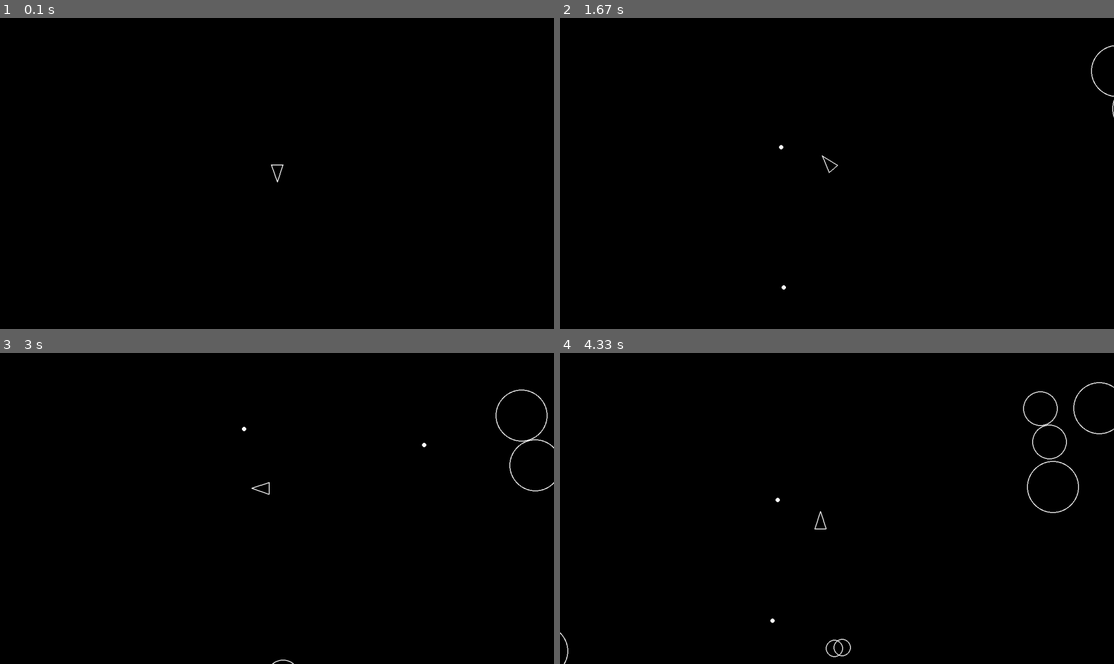
Above: before the commit, frames 1-4 (two rows, left to right).
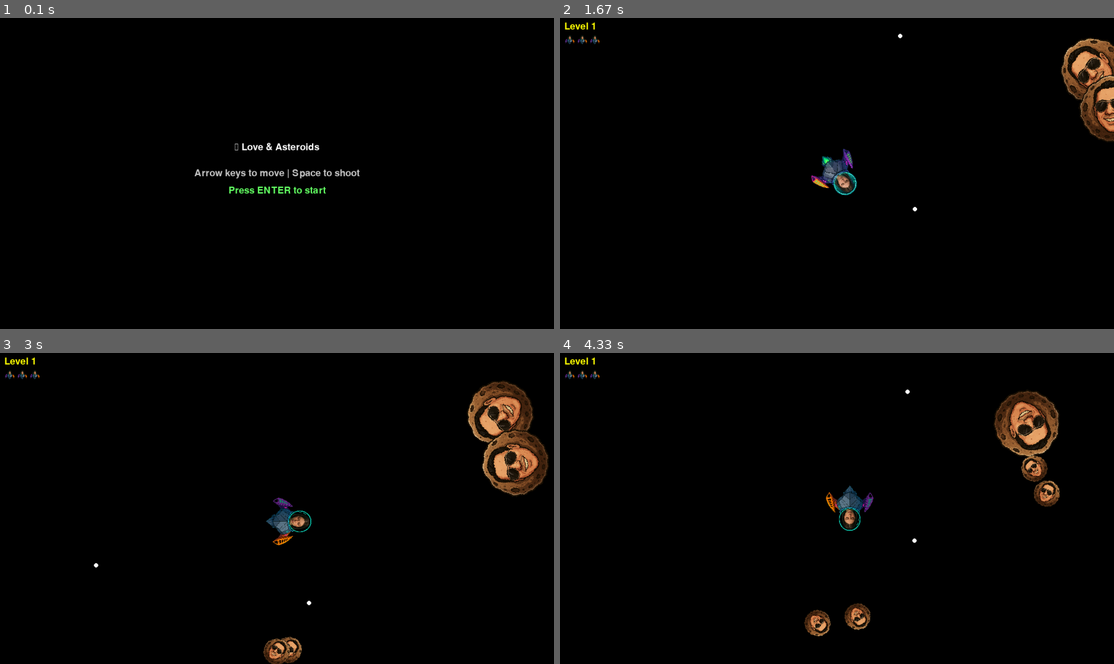
Above: after the commit, the same moments.

Repository: JCCampos8890/build_asteroids_pygame
Game: pygame game, started from main.py
The game is run twice, just before and just after one commit, with the same random seed, the same clock (stepped at 60 frames per second) and the same inputs.
Inputs:
- Up to frame 1 (0.1 s): no input
- Up to frame 2 (1.67 s): tap Enter at 0.33 s; tap Space at 0.67, 1.07, 1.37, 1.57 s; hold Right 1-1.47 s; hold Up from 1.5 s (still down)
- Up to frame 3 (3 s): release Up at 1.8 s; hold Right 1.83-2.3 s; tap Space at 1.9, 2.2, 2.4, 2.7, 2.97 s; hold Left 2.33-2.87 s; hold Left from 2.9 s (still down)
- Up to frame 4 (4.33 s): tap Space at 3.27, 3.4, 3.8, 4.1 s; release Left at 3.3 s; hold Up 3.33-3.7 s; hold Right from 3.73 s (still down)

The runs differ from the first frame. In frame 1, 0.8% of the frame differs, in the area x 35-65%, y 40-57%; in frame 2, 3.0%; in frame 3, 4.7%, in the area x 0-100%, y 1-100%; in frame 4, 4.1%.

Commit message:
updates with the latest changes images added sound added better hitboxes

Diff:
--- a/asteroid.py
+++ b/asteroid.py
@@ -1,41 +1,69 @@
-
 import pygame
+import random
 from circleshape import CircleShape
-import random
 from constants import ASTEROID_MIN_RADIUS
 
-# Asteroid class that represents the asteroids in the game
+# Tier system for asteroid sizes
+TIERS = [50, 20, 10]  # Large, Medium, Small
+
 class Asteroid(CircleShape):
-    def __init__(self, x, y, radius):
-        super().__init__(x, y, radius)
-        self.rotation = 0  # Track current rotation angle
-        self.rotation_speed = random.uniform(-90, 90)  # degrees per second
+    def __init__(self, x, y, base_radius):
+        self.base_radius = base_radius  # Save tier-based radius
+        original_image = pygame.image.load("assets/asteroid.png").convert_alpha()
+        self.wrap_count = 0  # Track how many times it wrapped
 
-    # Draws the asteroid on the screen
+        # Init physics
+        super().__init__(x, y, base_radius)
+
+        # Visual scaling
+        visual_scale = 3.5
+        diameter = base_radius * visual_scale
+        self.image = pygame.transform.scale(original_image, (int(diameter), int(diameter)))
+        self.radius = diameter // 2.2  # For collision logic
+
+        # Rotation
+        self.rotation = 0
+        self.rotation_speed = random.uniform(-90, 90)
+
     def draw(self, screen):
-        pygame.draw.circle(screen, (255, 255, 255), (int(self.position.x), int(self.position.y)), self.radius, width=2)
+        rotated_image = pygame.transform.rotate(self.image, -self.rotation)
+        rect = rotated_image.get_rect(center=(int(self.position.x), int(self.position.y)))
+        screen.blit(rotated_image, rect)
 
-    # Updates the asteroid position and rotation
+        # test draw hitbox
+        #pygame.draw.circle(screen, (255, 0, 0), (int(self.position.x), int(self.position.y)), self.radius, 1)
+
     def update(self, dt):
         self.rotation += self.rotation_speed * dt
         self.position += self.velocity * dt
+        old_position = self.position.copy()
+        self.wrap_position()
 
-    # Splits the asteroid into two smaller asteroids
+        # If it wrapped (position changed sides), count it
+        # and kill if it wrapped 3 times
+        if old_position.x != self.position.x or old_position.y != self.position.y:
+            self.wrap_count += 1
+            if self.wrap_count >= 3:
+                self.kill()
+
+
     def split(self):
-        self.kill()  # destroy the current asteroid
+        self.kill()
 
-        if self.radius <= ASTEROID_MIN_RADIUS:           # If it's too small to split, just disappear
+        # Don't split if size not recognized
+        if self.base_radius not in TIERS:
             return
 
-        random_angle = random.uniform(20, 50)            # Generate a random split angle
+        current_index = TIERS.index(self.base_radius)
+        if current_index + 1 >= len(TIERS):
+            return
 
-        # Rotate velocity in two opposite directions
-        velocity1 = self.velocity.rotate(random_angle) * 1.2
-        velocity2 = self.velocity.rotate(-random_angle) * 1.2
+        new_radius = TIERS[current_index + 1]
 
-        new_radius = self.radius - ASTEROID_MIN_RADIUS    # Calculate new radius (shrink by 1 level)
+        angle = random.uniform(20, 50)
+        v1 = self.velocity.rotate(angle) * 1.2
+        v2 = self.velocity.rotate(-angle) * 1.2
+        x, y = self.position.x, self.position.y
 
-        # Spawn two new asteroids at the same position
-        x, y = self.position.x, self.position.y
-        Asteroid(x, y, new_radius).velocity = velocity1
-        Asteroid(x, y, new_radius).velocity = velocity2
+        Asteroid(x, y, new_radius).velocity = v1
+        Asteroid(x, y, new_radius).velocity = v2
--- a/asteroidfield.py
+++ b/asteroidfield.py
@@ -1,6 +1,6 @@
 import pygame
 import random
-from asteroid import Asteroid
+from asteroid import Asteroid, TIERS
 from constants import *
 
 # AsteroidField class that manages the spawning and updating of asteroids
@@ -28,27 +28,52 @@
         ],
     ]
 
-    # Initialize the asteroid field
-    def __init__(self):
+    def __init__(self, asteroid_group):
         pygame.sprite.Sprite.__init__(self, self.containers)
+        self.asteroid_group = asteroid_group
         self.spawn_timer = 0.0
+        self.elapsed_time = 0.0
+        self.level = 1
 
-    # Spawns an asteroid at a given position with a given velocity
     def spawn(self, radius, position, velocity):
         asteroid = Asteroid(position.x, position.y, radius)
         asteroid.velocity = velocity
+        print(f"Spawning asteroid | Radius: {radius:.1f} | Pos: {position} | Speed: {velocity.length():.1f}")
 
-    # set the rotation speed based on the radius
     def update(self, dt):
         self.spawn_timer += dt
-        if self.spawn_timer > ASTEROID_SPAWN_RATE:
+        self.elapsed_time += dt
+
+        # Level up every 15 seconds
+        if self.elapsed_time > self.level * 15:
+            self.level += 1
+            print(f"\U0001F680 Level up! Now at level {self.level}")
+
+        # Gradual difficulty scaling
+        spawn_rate = max(ASTEROID_SPAWN_RATE - (self.level * 0.02), 0.6)
+
+        if self.spawn_timer > spawn_rate:
             self.spawn_timer = 0
 
-            # spawn a new asteroid at a random edge
+            max_asteroids = min(3 + self.level, 10)
+            if len(self.asteroid_group) >= max_asteroids:
+                return  # Avoid overcrowding
+
             edge = random.choice(self.edges)
-            speed = random.randint(40, 100)
+            position = edge[1](random.uniform(0, 1))
+
+            min_speed = 40 + (self.level * 2)
+            max_speed = 80 + (self.level * 4)
+            speed = random.randint(min_speed, max_speed)
             velocity = edge[0] * speed
             velocity = velocity.rotate(random.randint(-30, 30))
-            position = edge[1](random.uniform(0, 1))
-            kind = random.randint(1, ASTEROID_KINDS)
-            self.spawn(ASTEROID_MIN_RADIUS * kind, position, velocity)
+
+            # Spawn only big asteroids initially, split will create smaller
+            if self.level < 3:
+                radius = 50
+            elif self.level < 5:
+                radius = random.choice([50, 20])
+            else:
+                radius = random.choice([50, 20, 10])
+
+            self.spawn(radius, position, velocity)
--- a/circleshape.py
+++ b/circleshape.py
@@ -1,4 +1,5 @@
 import pygame
+from constants import SCREEN_HEIGHT, SCREEN_WIDTH
 
 # Base class for game objects
 class CircleShape(pygame.sprite.Sprite):
@@ -25,3 +26,14 @@
         # Check for collision with another CircleShape
         distance = self.position.distance_to(other.position)
         return distance < (self.radius + other.radius)
+
+    def wrap_position(self):
+        if self.position.x < 0:
+            self.position.x = SCREEN_WIDTH
+        elif self.position.x > SCREEN_WIDTH:
+            self.position.x = 0
+
+        if self.position.y < 0:
+            self.position.y = SCREEN_HEIGHT
+        elif self.position.y > SCREEN_HEIGHT:
+            self.position.y = 0
--- a/constants.py
+++ b/constants.py
@@ -7,7 +7,7 @@
 ASTEROID_SPAWN_RATE = 0.8  # seconds
 ASTEROID_MAX_RADIUS = ASTEROID_MIN_RADIUS * ASTEROID_KINDS
 
-PLAYER_RADIUS = 20
+PLAYER_RADIUS = 30
 PLAYER_TURN_SPEED = 300
 PLAYER_SPEED = 200
 
--- a/main.py
+++ b/main.py
@@ -3,65 +3,96 @@
 from player import Player
 from asteroidfield import AsteroidField
 from asteroid import Asteroid
-import sys
 from shot import Shot
-
+from screens import show_intro, show_game_over
 
 def main():
     pygame.init()
-    print("Starting Asteroids!")
-    print(f"Screen width: {SCREEN_WIDTH}")
-    print(f"Screen height: {SCREEN_HEIGHT}")
+    pygame.font.init()
+    pygame.mixer.init()
 
-    # Initialize the game window
+    # Load sounds
+    shoot_sound = pygame.mixer.Sound("assets/shoot.wav")
+    explosion_sound = pygame.mixer.Sound("assets/nomanches.wav")
+    gameover_sound = pygame.mixer.Sound("assets/khakha.wav")
+
+    # Set volume levels (optional)
+    shoot_sound.set_volume(0.4)
+    explosion_sound.set_volume(0.7)
+    gameover_sound.set_volume(1.0)
+
     screen = pygame.display.set_mode((SCREEN_WIDTH, SCREEN_HEIGHT))
     clock = pygame.time.Clock()
-    dt = 0
+    font = pygame.font.SysFont(None, 32)
 
+    life_icon = pygame.image.load("assets/ship.png").convert_alpha()
+    icon_size = 24
+    life_icon = pygame.transform.scale(life_icon, (icon_size, icon_size))
 
-    # Create sprite groups for updatable and drawable objects
+    show_intro(screen, font)
+
+    # Sprite groups
     updatable = pygame.sprite.Group()
     drawable = pygame.sprite.Group()
-    Player.containers = (updatable, drawable)   # Set up containers for the Player class
-    player = Player(SCREEN_WIDTH / 2, SCREEN_HEIGHT / 2)    # Create player instance
+    Player.containers = (updatable, drawable)
+    player = Player(SCREEN_WIDTH / 2, SCREEN_HEIGHT / 2, shoot_sound)
 
-    # Create asteroid field and add it to the updatable group
-    asteroids = pygame.sprite.Group()           # Create a group for asteroids
-    Asteroid.containers = (asteroids, updatable, drawable)# Set up containers for the Asteroid class
-    AsteroidField.containers = (updatable,)      # Set up containers for the AsteroidField class
-    asteroid_field = AsteroidField()           # Create asteroid field instance
+    asteroids = pygame.sprite.Group()
+    Asteroid.containers = (asteroids, updatable, drawable)
+    AsteroidField.containers = (updatable,)
+    asteroid_field = AsteroidField(asteroids)
 
-    # Create shots group and set up containers for the Shot class
     shots = pygame.sprite.Group()
     Shot.containers = (shots, updatable, drawable)
 
+    explosion_cd_player = 0.0  # Player collision sound cooldown
 
-    # Main game loop
+    # Game loop
     while True:
+        dt = clock.tick(60) / 1000
+        explosion_cd_player -= dt
+
         for event in pygame.event.get():
             if event.type == pygame.QUIT:
                 return
 
-        screen.fill((0, 0, 0))          # Fill screen with black
-        updatable.update(dt)           # Update all objects
+        screen.fill((0, 0, 0))
+        updatable.update(dt)
 
-        for asteroid in asteroids:      # Check for collisions with asteroids
-            if player.collide(asteroid):
-                sys.exit("💀 Game Over! The asteroid didn’t move... but you did.")
+        # PLAYER vs ASTEROID
+        for asteroid in list(asteroids):
+            if not player.invincible and player.collide(asteroid):
+                if explosion_cd_player <= 0:
+                    explosion_sound.play()
+                    explosion_cd_player = 0.5
 
-        for sprite in drawable:        # Draw all drawable objects
-            sprite.draw(screen)
+                if player.lose_life():
+                    gameover_sound.play()
+                    show_game_over(screen, font)
+                    return main()
 
-        for asteroid in asteroids:      # Check for collisions between asteroids
-            for shot in shots:
+        # SHOT vs ASTEROID (no sound)
+        for shot in list(shots):
+            for asteroid in list(asteroids):
+                if not shot.alive() or not asteroid.alive():
+                    continue
+
                 if asteroid.collide(shot):
                     asteroid.split()
                     shot.kill()
+                    break  # prevent double collision
 
+        # DRAW
+        for sprite in drawable:
+            sprite.draw(screen)
 
-        pygame.display.flip()          # Refresh the display
-        dt = clock.tick(60) / 1000     # Maintain 60 FPS and get delta time
+        level_text = font.render(f"Level {asteroid_field.level}", True, (255, 255, 0))
+        screen.blit(level_text, (10, 10))
 
+        for i in range(player.lives):
+            screen.blit(life_icon, (10 + i * (icon_size + 5), 40))
+
+        pygame.display.flip()
 
 if __name__ == "__main__":
     main()
--- a/player.py
+++ b/player.py
@@ -3,54 +3,115 @@
 from constants import PLAYER_RADIUS, PLAYER_SPEED, PLAYER_TURN_SPEED, PLAYER_SHOOT_SPEED, PLAYER_SHOOT_COOLDOWN
 from shot import Shot
 
-# Player class that represents the spaceship
 class Player(CircleShape):
-    def __init__(self, x, y):
-        super().__init__(x, y, PLAYER_RADIUS)
+    def __init__(self, x, y, shoot_sound):
+        # Load both idle and flame images
+        self.ship_img = pygame.image.load("assets/ship.png").convert_alpha()
+        self.ship_flame_img = pygame.image.load("assets/shipflame.png").convert_alpha()
+
+        # Visual scale
+        diameter = PLAYER_RADIUS * 4
+        self.ship_img = pygame.transform.scale(self.ship_img, (int(diameter), int(diameter)))
+        self.ship_flame_img = pygame.transform.scale(self.ship_flame_img, (int(diameter), int(diameter)))
+
+        self.image = self.ship_img  # Default image
+
+        # Create red-tinted versions for invincibility
+        self.ship_img_red = self._tint_image(self.ship_img, (255, 80, 80))
+        self.ship_flame_img_red = self._tint_image(self.ship_flame_img, (255, 80, 80))
+
+        # Set collision radius to match visual size
+        visual_radius = diameter // 2.1
+        super().__init__(x, y, visual_radius)
+
         self.rotation = 0
         self.timer = 0.0
+        self.velocity = pygame.Vector2(0, 0)
+        self.acceleration = 200
+        self.friction = 0.98
+        self.max_speed = 400
+        self.lives = 3
 
-    # Returns the three points of the triangle
-    def triangle(self):
-        forward = pygame.Vector2(0, 1).rotate(self.rotation)
-        right = pygame.Vector2(0, 1).rotate(self.rotation + 90) * self.radius / 1.5
-        a = self.position + forward * self.radius
-        b = self.position - forward * self.radius - right
-        c = self.position - forward * self.radius + right
-        return [a, b, c]
+        self.invincible = False
+        self.invincibility_timer = 0.0
 
-    # Draws the triangle on the screen
+        # Sound
+        self.shoot_sound = shoot_sound
+
+    def _tint_image(self, image, tint_color):
+        tinted = image.copy()
+        tint_surface = pygame.Surface(tinted.get_size(), pygame.SRCALPHA)
+        tint_surface.fill(tint_color + (0,))
+        tinted.blit(tint_surface, (0, 0), special_flags=pygame.BLEND_RGBA_ADD)
+        return tinted
+
     def draw(self, screen):
-        pygame.draw.polygon(screen, (255, 255, 255), self.triangle(), width=2)
+        if self.image == self.ship_flame_img:
+            base_image = self.ship_flame_img
+            red_image = self.ship_flame_img_red
+        else:
+            base_image = self.ship_img
+            red_image = self.ship_img_red
 
-    # Rotates the player
+        if self.invincible:
+            blink = (pygame.time.get_ticks() // 100) % 2 == 0
+            image_to_draw = red_image if blink else base_image
+        else:
+            image_to_draw = base_image
+
+        rotated_image = pygame.transform.rotate(image_to_draw, -self.rotation)
+        rect = rotated_image.get_rect(center=(int(self.position.x), int(self.position.y)))
+        screen.blit(rotated_image, rect)
+
     def rotate(self, dt):
         self.rotation += PLAYER_TURN_SPEED * dt
 
-    # Updates the player position and rotation based on key presses
     def update(self, dt):
         keys = pygame.key.get_pressed()
+        self.wrap_position()
 
         if keys[pygame.K_LEFT]:
             self.rotate(-dt)
         if keys[pygame.K_RIGHT]:
             self.rotate(dt)
+
         if keys[pygame.K_UP]:
-            forward = pygame.Vector2(0, 1).rotate(self.rotation)
-            self.position += forward * PLAYER_SPEED * dt
-        if keys[pygame.K_DOWN]:
-            forward = pygame.Vector2(0, 1).rotate(self.rotation)
-            self.position -= forward * PLAYER_SPEED * dt
+            thrust = pygame.Vector2(0, -1).rotate(self.rotation)
+            self.velocity += thrust * self.acceleration * dt
+            self.image = self.ship_flame_img
+        else:
+            self.image = self.ship_img
 
-        # Cooldown logic
+        if self.velocity.length() > self.max_speed:
+            self.velocity.scale_to_length(self.max_speed)
+
+        self.position += self.velocity * dt
+        self.velocity *= self.friction
+
         if self.timer > 0:
             self.timer -= dt
 
         if keys[pygame.K_SPACE] and self.timer <= 0:
             self.shoot()
-            self.timer = PLAYER_SHOOT_COOLDOWN  # reset timer
+            self.timer = PLAYER_SHOOT_COOLDOWN
+
+        if self.invincible:
+            self.invincibility_timer -= dt
+            if self.invincibility_timer <= 0:
+                self.invincible = False
 
     def shoot(self):
-        forward = pygame.Vector2(0, 1).rotate(self.rotation)
+        forward = pygame.Vector2(0, -1).rotate(self.rotation)
         velocity = forward * PLAYER_SHOOT_SPEED
-        Shot(self.position.x, self.position.y, velocity)
+        spawn_position = self.position + forward * self.radius
+        Shot(spawn_position.x, spawn_position.y, velocity)
+        self.shoot_sound.play()
+
+    def lose_life(self):
+        self.lives -= 1
+        if self.lives <= 0:
+            return True
+        else:
+            self.invincible = True
+            self.invincibility_timer = 2.0
+            return False
--- /dev/null
+++ b/screens.py
@@ -0,0 +1,43 @@
+import pygame
+from constants import SCREEN_WIDTH, SCREEN_HEIGHT
+
+def show_intro(screen, font):
+    screen.fill((0, 0, 0))
+    title = font.render("🚀 Love & Asteroids", True, (255, 255, 255))
+    instructions = font.render("Arrow keys to move | Space to shoot", True, (200, 200, 200))
+    prompt = font.render("Press ENTER to start", True, (100, 255, 100))
+
+    screen.blit(title, title.get_rect(center=(SCREEN_WIDTH/2, SCREEN_HEIGHT/2 - 60)))
+    screen.blit(instructions, instructions.get_rect(center=(SCREEN_WIDTH/2, SCREEN_HEIGHT/2)))
+    screen.blit(prompt, prompt.get_rect(center=(SCREEN_WIDTH/2, SCREEN_HEIGHT/2 + 40)))
+
+    pygame.display.flip()
+
+    waiting = True
+    while waiting:
+        for event in pygame.event.get():
+            if event.type == pygame.QUIT:
+                pygame.quit(); exit()
+            elif event.type == pygame.KEYDOWN and event.key == pygame.K_RETURN:
+                waiting = False
+
+def show_game_over(screen, font):
+    screen.fill((0, 0, 0))
+    title = font.render("💥 Game Over!", True, (255, 0, 0))
+    prompt = font.render("Press R to Restart or Q to Quit", True, (255, 255, 255))
+
+    screen.blit(title, title.get_rect(center=(SCREEN_WIDTH/2, SCREEN_HEIGHT/2 - 20)))
+    screen.blit(prompt, prompt.get_rect(center=(SCREEN_WIDTH/2, SCREEN_HEIGHT/2 + 30)))
+
+    pygame.display.flip()
+
+    waiting = True
+    while waiting:
+        for event in pygame.event.get():
+            if event.type == pygame.QUIT:
+                pygame.quit(); exit()
+            elif event.type == pygame.KEYDOWN:
+                if event.key == pygame.K_r:
+                    waiting = False
+                elif event.key == pygame.K_q:
+                    pygame.quit(); exit()
Binary file added: assets/angryspaceship2.png
Binary file added: assets/asteroid.png
Binary file added: assets/ship.png
Binary file added: assets/shipflame.png
Not shown, added: .DS_Store
Not shown, added: assets/.DS_Store
Not shown, added: assets/khakha.wav
Not shown, added: assets/nomanches.wav
Not shown, added: assets/shoot.wav
